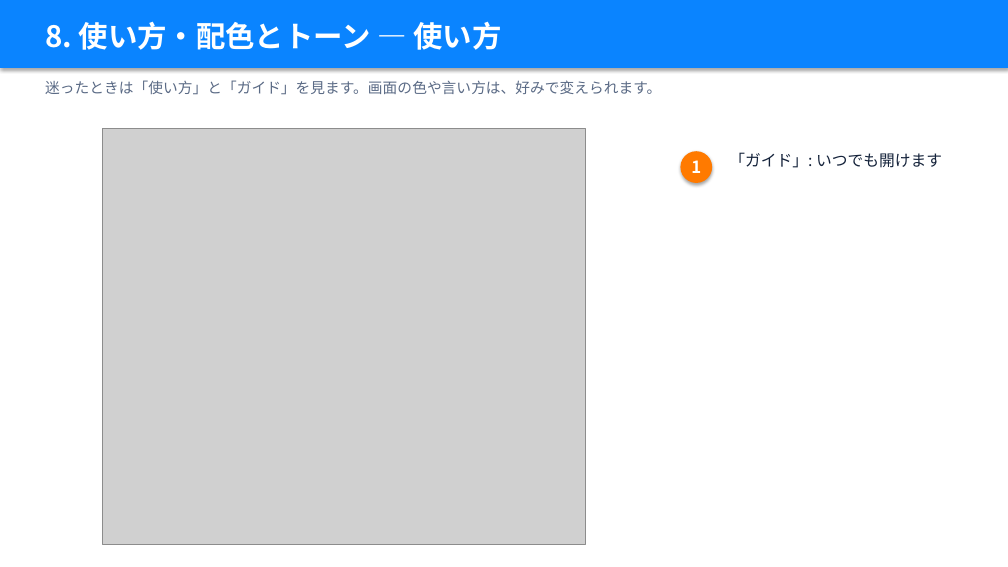
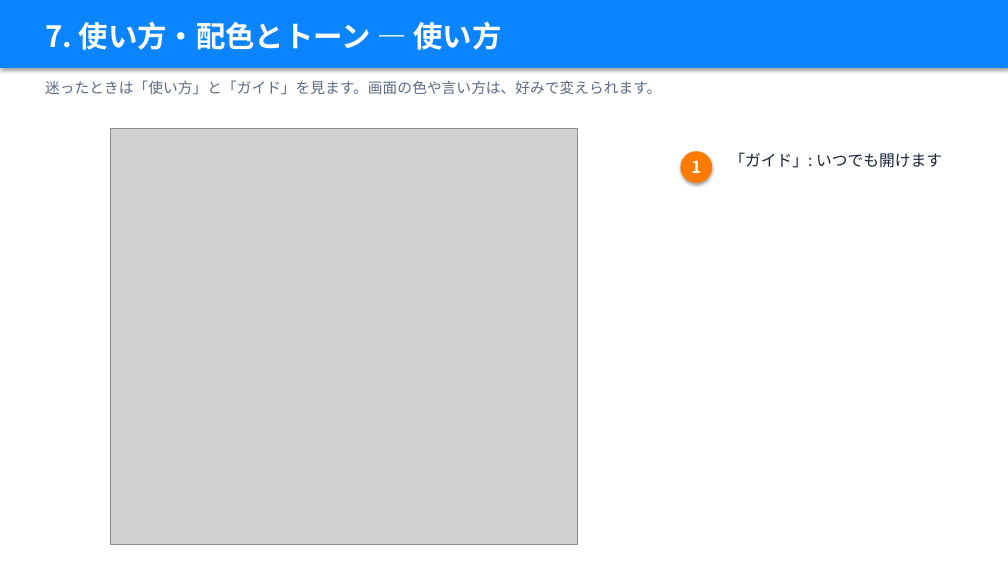
Before and after one commit to takky416-byte/sotsuken_pj_management, a slide deck: slide 25 of docs/manual/卒研PJ管理_説明資料_学生編.pptx (slide 28 before the commit). Drawn at 1008x567 pixels with LibreOffice and Linux fonts; fonts in the diff are those of the drawing; grey boxes stand for pictures. Boxes give left, top, right and bottom in pixels: in the first picture for what was removed or moved away, otherwise in the second. Text is boxed around its words. In the diff, an @@ line names an element or a change of style, - is before the commit and + after.

```diff
--- a/docs/manual/卒研PJ管理_説明資料_学生編.pptx
+++ b/docs/manual/卒研PJ管理_説明資料_学生編.pptx
@@ text at box(45, 21, 502, 50): text changed @@
-8. 使い方・配色とトーン — 使い方
+7. 使い方・配色とトーン — 使い方
@@ picture: place and size @@
-picture at box(103, 129, 585, 544)
+picture at box(110, 129, 577, 544)
```
Also in this commit, not shown: 21 other slides changed, 4 slides removed, 19 other files.
